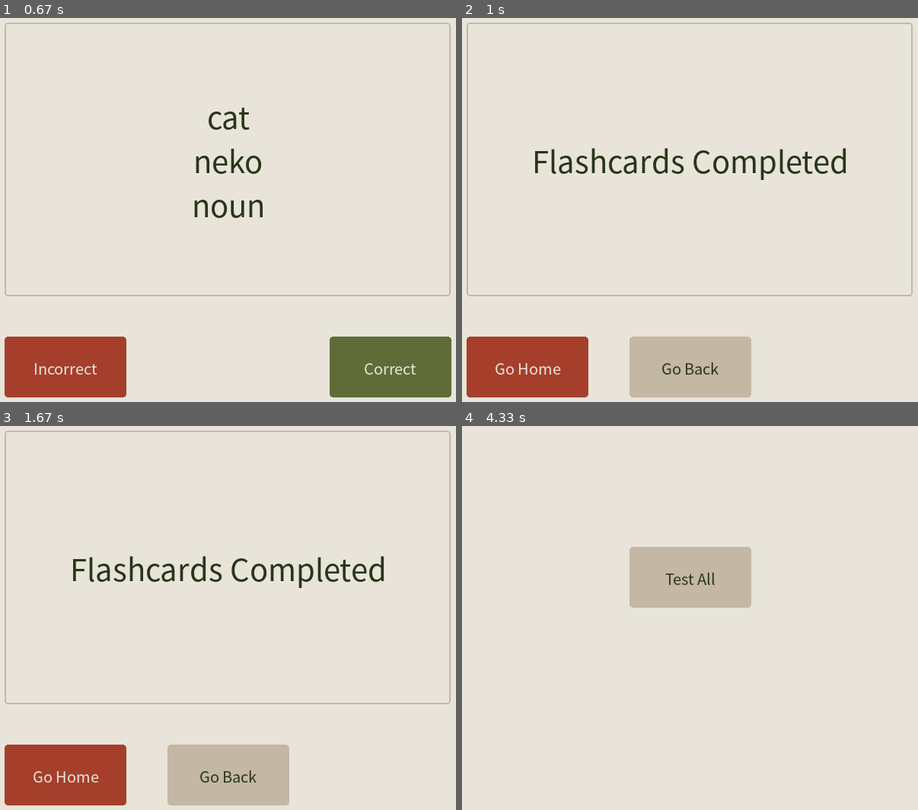
Above: before the commit, frames 1-4 (two rows, left to right).
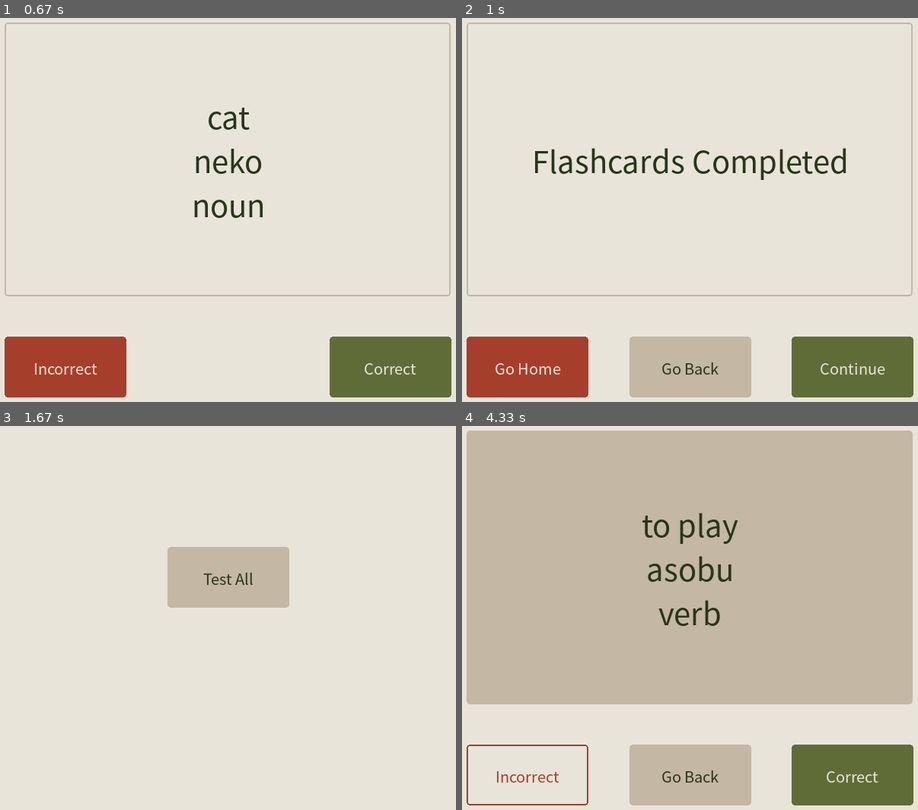
Above: after the commit, the same moments.

Repository: ssam9423/flashcards_pygame
Game: pygame game, started from flashcards_pygame.py
The game is run twice, just before and just after one commit, with the same random seed, the same clock (stepped at 60 frames per second) and the same inputs.
Inputs (mouse positions are in pixels of both pictures, inside the frame that each line leads up to):
- Up to frame 1 (0.67 s): click (205, 229) at 0.38 s
- Up to frame 2 (1 s): tap F at 0.67 s
- Up to frame 3 (1.67 s): hold B 1-1.47 s; tap F at 1.07, 1.37 s; tap 2 at 1.5 s
- Up to frame 4 (4.33 s): click (690, 575) at 2.88 s, where only the run after the commit has a clickable "Test All"; click (854, 775) at 3.22 s, where only the run after the commit has a clickable "Correct"; tap F at 3.57, 3.87 s; tap J at 3.65 s; click (525, 775) at 4.1 s, where only the run after the commit has a clickable "Incorrect"

Frame 1 is identical in both runs. In frame 2, 4.2% of the frame differs, in the area x 72-99%, y 82-99%; in frame 3, 15%; in frame 4, 75%, in the area x 1-99%, y 1-99%.

Commit message:
Update flashcards_pygame.py
Additions starting 2025.01.06
- Keep testing flashcards until all are guessed correctly
- Keep track of FC indexes which are guessed incorrectly
- At end of FC testing, have continue option which continues testing

Major Changes starting 2025.01.06:
- Moved flashcard testing to its own function to allow for continued testing
- Additional hot keys for completed flashcard screen

Diff:
--- a/flashcards_pygame.py
+++ b/flashcards_pygame.py
@@ -1,4 +1,4 @@
-# Create Flashcard Tester with Pygame - Samantha Song - started 2024.12.16
+# Create Flashcard (FC) Tester with Pygame - Samantha Song - started 2024.12.16
 # Notes:
 #   Loads in flashcards from CSV
 #   Tests flashcards - Either all flashcards or just daily review
@@ -7,6 +7,15 @@
 #   Supports mouse clicks and hot keys
 #   Button hovers included
 
+# Additions starting 2025.01.06
+#   Keep testing flashcards until all are guessed correctly
+#   Keep track of FC indexes which are guessed incorrectly
+#   At end of FC testing, have continue option which continues testing
+
+# Major Changes starting 2025.01.06:
+#   Moved flashcard testing to its own function to allow for continued testing
+#   Additional hot keys for completed flashcard screen
+
 # Import Packages
 import pygame
 import pandas as pd
@@ -26,9 +35,8 @@
 fc_front_ind = [0, 2, 4]
 fc_back_ind = [1, 3]
 show_front = True
-to_test = range(rows)
-
-test_ind = 0
+
+gameOn = True
 
 # Screen Variables
 s_width = 800
@@ -122,13 +130,12 @@
 
 # Prints the text of a single Flashcard
 def blit_text(surface, fc_index):
+    global show_front
     font = pygame.font.SysFont(font_name, font_size_large)
     line_num = 0
     # Defaults to back side
     fc_side_ind = fc_back_ind
     line_total = len(fc_back_ind)
-    fc_side_ind = fc_front_ind
-    line_total = len(fc_front_ind)
     # If front side needs to be shown
     if show_front:
         fc_side_ind = fc_front_ind
@@ -145,7 +152,6 @@
         surface.blit(line_surf, (line_x, line_y))
         line_num += 1
 
-
 # Flips Flashcard
 def flip():
     global show_front
@@ -166,14 +172,17 @@
     show_front = True
 
 # User goes back to Previous Flashcard
-def previous(fc_index):
+def previous(fc_index, test_more):
     global show_front
-    # If previously Correct
+    show_front = True
+    # If previously correct
     if fc_set.iloc[fc_index, prev_corr]:
         fc_set.iloc[fc_index, corr] -= 1
+        return test_more
     else:
         fc_set.iloc[fc_index, incorr] -= 1
-    show_front = True
+        test_more.pop()
+        return test_more
 
 # User Completes all Flashcards
 def end_screen(surface):
@@ -212,6 +221,120 @@
     # Returns list of indexes to test from full list
     return daily_set
 
+# Test Flashcards - given list of indexes to test
+def test_all(to_test = range(rows), daily=False):
+    global gameOn, screen
+    test_ind = 0
+    test_more = []
+    if len(to_test) == 0:
+        screen.fill(bg_color)
+        return 0
+    while gameOn:
+        # for loop through the event queue
+        for event in pygame.event.get():
+            screen.fill(bg_color)
+            # Check to Quit Game
+            if event.type == KEYDOWN:
+                # If the Backspace key has been pressed set
+                # running to false to exit the main loop
+                if event.key == K_BACKSPACE:
+                    gameOn = False
+            # Check for QUIT event
+            elif event.type == QUIT:
+                gameOn = False
+
+            # Hot Key Options
+            if event.type == KEYDOWN:
+                # There are still Flashcards to test
+                if test_ind < len(to_test):
+                    if event.key == K_SPACE:
+                        flip()
+                    elif event.key == K_f:
+                        incorrect(to_test[test_ind])
+                        test_more.append(to_test[test_ind])
+                        test_ind += 1
+                    elif event.key == K_j:
+                        correct(to_test[test_ind])
+                        if daily:
+                            fc_set.iloc[to_test[test_ind], last_date] = today_format
+                        test_ind += 1
+                # There are no more Flashcards to test
+                else:
+                    if event.key == K_f:
+                        save()
+                        screen.fill(bg_color)
+                        return 1
+                    elif event.key == K_j:
+                        save()
+                        return test_all(to_test=test_more)
+                # If there are flashcards to go back to
+                if test_ind > 0:
+                    if event.key == K_b:
+                        test_ind -= 1
+                        test_more = previous(to_test[test_ind], test_more)
+            # Mouse Click Options
+            if event.type == pygame.MOUSEBUTTONDOWN and event.button == 1:
+                # There are still Flashcards to test
+                if test_ind < len(to_test):
+                    if fc_rect.collidepoint(event.pos):
+                        flip()
+                    elif incorr_b.rect.collidepoint(event.pos):
+                        incorrect(to_test[test_ind])
+                        test_more.append(to_test[test_ind])
+                        test_ind += 1
+                    elif corr_b.rect.collidepoint(event.pos):
+                        correct(to_test[test_ind])
+                        if daily:
+                            fc_set.iloc[to_test[test_ind], last_date] = today_format
+                        test_ind += 1
+                # Complete testing flashcards & save data
+                else:
+                    if home_b.rect.collidepoint(event.pos):
+                        save()
+                        screen.fill(bg_color)
+                        return 1
+                    elif cont_b.rect.collidepoint(event.pos):
+                        save()
+                        return test_all(to_test=test_more)
+                # If there are flashcards to go back to
+                if test_ind > 0:
+                    if back_b.rect.collidepoint(event.pos):
+                        test_ind -= 1
+                        test_more = previous(to_test[test_ind], test_more)
+            # Displays Flashcard and appropriate buttons
+            if fc_rect.collidepoint(pygame.mouse.get_pos()):
+                pygame.draw.rect(screen, fc_bg_color, fc_rect, 2, border_radius=fc_radius)
+            else:
+                pygame.draw.rect(screen, fc_bg_color, fc_rect, border_radius=fc_radius)
+            if test_ind < len(to_test):
+                blit_text(screen, to_test[test_ind])
+                if corr_b.rect.collidepoint(pygame.mouse.get_pos()):
+                    corr_b.hover_draw()
+                else:
+                    corr_b.draw()
+                if incorr_b.rect.collidepoint(pygame.mouse.get_pos()):
+                    incorr_b.hover_draw()
+                else:
+                    incorr_b.draw()
+            else:
+                end_screen(screen)
+                if home_b.rect.collidepoint(pygame.mouse.get_pos()):
+                    home_b.hover_draw()
+                else:
+                    home_b.draw()
+                if len(test_more) != 0:
+                    if cont_b.rect.collidepoint(pygame.mouse.get_pos()):
+                        cont_b.hover_draw()
+                    else:
+                        cont_b.draw()
+            if test_ind > 0:
+                if back_b.rect.collidepoint(pygame.mouse.get_pos()):
+                    back_b.hover_draw()
+                else:
+                    back_b.draw()
+            # Update the display using flip
+            pygame.display.flip()
+
 # Saves data as CSV - Overrides current CSV
 def save(updated_fc_set = fc_set):
     updated_fc_set.to_csv(fc_csv_name, index=False)
@@ -230,24 +353,13 @@
 
 # Initialize Other Buttons
 home_b = Button("Go Home", comp_2, bg_color, xl_pos, yd_pos)
-conf_b = Button("Confirm", comp_1, bg_color, xr_pos, yd_pos)
+cont_b = Button("Continue", comp_1, bg_color, xr_pos, yd_pos)
 
 # Initialize Start Screen Buttons
 test_all_b = Button("Test All", light_color, text_color, xc_pos, y2_pos)
 daily_b = Button("Daily", comp_1, bg_color, xc_pos, y3_pos)
 
-# Variable to keep our game loop running
-gameOn = True
-
-#Variable to Determine Game State
-#   0 - Start Game Screen
-#   1 - Flashcards
-#   2 - Add Flashcard?
-#   3 - Remove Flashcard?
-game_state = 0
-daily = True
-
-# Game loop
+# Game loop - Start Screen
 while gameOn:
     # for loop through the event queue
     for event in pygame.event.get():
@@ -262,122 +374,31 @@
         elif event.type == QUIT:
             gameOn = False
 
-        if game_state == 0: # Start Screen
-            # Hot Key Options
-            if event.type == KEYDOWN:
-                # Pressing 1 - Tests all Flashcards
-                if event.key == K_1:
-                    to_test = range(rows)
-                    daily = False
-                    test_ind = 0
-                    game_state = 1
-                # Pressing 2 - Tests Daily Review
-                if event.key == K_2:
-                    to_test = daily_review()
-                    # Only allows Daily Review if there are FC to test
-                    if len(to_test) != 0:
-                        daily = True
-                        test_ind = 0
-                        game_state = 1
-            # Mouse Click Options
-            if event.type == pygame.MOUSEBUTTONDOWN and event.button == 1:
-                if test_all_b.rect.collidepoint(event.pos):
-                    to_test = range(rows)
-                    daily = False
-                    test_ind = 0
-                    game_state = 1
-                if daily_b.rect.collidepoint(event.pos):
-                    to_test = daily_review()
-                    daily = True
-                    test_ind = 0
-                    game_state = 1
-            # Shows Buttons
-            # Only shows Daily Review if not done yet
-            if len(daily_review()) > 0:
-                if daily_b.rect.collidepoint(pygame.mouse.get_pos()):
-                    daily_b.hover_draw()
-                else:
-                    daily_b.draw()
-            if test_all_b.rect.collidepoint(pygame.mouse.get_pos()):
-                test_all_b.hover_draw()
+        # Hot Key Options
+        if event.type == KEYDOWN:
+            # Pressing 1 - Tests all Flashcards
+            if event.key == K_1:
+                test_all()
+            # Pressing 2 - Tests Daily Review
+            if event.key == K_2:
+                test_all(to_test=daily_review(), daily=True)
+        # Mouse Click Options
+        if event.type == pygame.MOUSEBUTTONDOWN and event.button == 1:
+            if test_all_b.rect.collidepoint(event.pos):
+                test_all()
+            if daily_b.rect.collidepoint(event.pos):
+                test_all(to_test=daily_review(), daily=True)
+        # Shows Buttons
+        # Only shows Daily Review if not done yet
+        if len(daily_review()) > 0:
+            if daily_b.rect.collidepoint(pygame.mouse.get_pos()):
+                daily_b.hover_draw()
             else:
-                test_all_b.draw()
-
-        if game_state == 1: # Testing Flashcards
-            # Hot Key Options
-            if event.type == KEYDOWN:
-                # There are still Flashcards to test
-                if test_ind < len(to_test):
-                    if event.key == K_SPACE:
-                        flip()
-                    elif event.key == K_f:
-                        incorrect(to_test[test_ind])
-                        test_ind += 1
-                    elif event.key == K_j:
-                        correct(to_test[test_ind])
-                        if daily:
-                            fc_set.iloc[to_test[test_ind], last_date] = today_format
-                        test_ind += 1
-                # Complete testing flashcards & save data
-                else:
-                    if event.key == K_SPACE:
-                        game_state = 0
-                        save()
-                # If there are flashcards to go back to
-                if test_ind > 0:
-                    if event.key == K_b:
-                        test_ind -= 1
-                        previous(to_test[test_ind])
-            # Mouse Click Options
-            if event.type == pygame.MOUSEBUTTONDOWN and event.button == 1:
-                # There are still Flashcards to test
-                if test_ind < len(to_test):
-                    if fc_rect.collidepoint(event.pos):
-                        flip()
-                    elif incorr_b.rect.collidepoint(event.pos):
-                        incorrect(to_test[test_ind])
-                        test_ind += 1
-                    elif corr_b.rect.collidepoint(event.pos):
-                        correct(to_test[test_ind])
-                        if daily:
-                            fc_set.iloc[to_test[test_ind], last_date] = today_format
-                        test_ind += 1
-                # Complete testing flashcards & save data
-                else:
-                    if home_b.rect.collidepoint(event.pos):
-                        game_state = 0
-                        save()
-                # If there are flashcards to go back to
-                if test_ind > 0:
-                    if back_b.rect.collidepoint(event.pos):
-                        test_ind -= 1
-                        previous(to_test[test_ind])
-            # Displays Flashcard and appropriate buttons
-            if fc_rect.collidepoint(pygame.mouse.get_pos()):
-                pygame.draw.rect(screen, fc_bg_color, fc_rect, 2, border_radius=fc_radius)
-            else:
-                pygame.draw.rect(screen, fc_bg_color, fc_rect, border_radius=fc_radius)
-            if test_ind < len(to_test):
-                blit_text(screen, to_test[test_ind])
-                if corr_b.rect.collidepoint(pygame.mouse.get_pos()):
-                    corr_b.hover_draw()
-                else:
-                    corr_b.draw()
-                if incorr_b.rect.collidepoint(pygame.mouse.get_pos()):
-                    incorr_b.hover_draw()
-                else:
-                    incorr_b.draw()
-            else:
-                end_screen(screen)
-                if home_b.rect.collidepoint(pygame.mouse.get_pos()):
-                    home_b.hover_draw()
-                else:
-                    home_b.draw()
-            if test_ind > 0:
-                if back_b.rect.collidepoint(pygame.mouse.get_pos()):
-                    back_b.hover_draw()
-                else:
-                    back_b.draw()
+                daily_b.draw()
+        if test_all_b.rect.collidepoint(pygame.mouse.get_pos()):
+            test_all_b.hover_draw()
+        else:
+            test_all_b.draw()
 
     # Update the display using flip
     pygame.display.flip()
